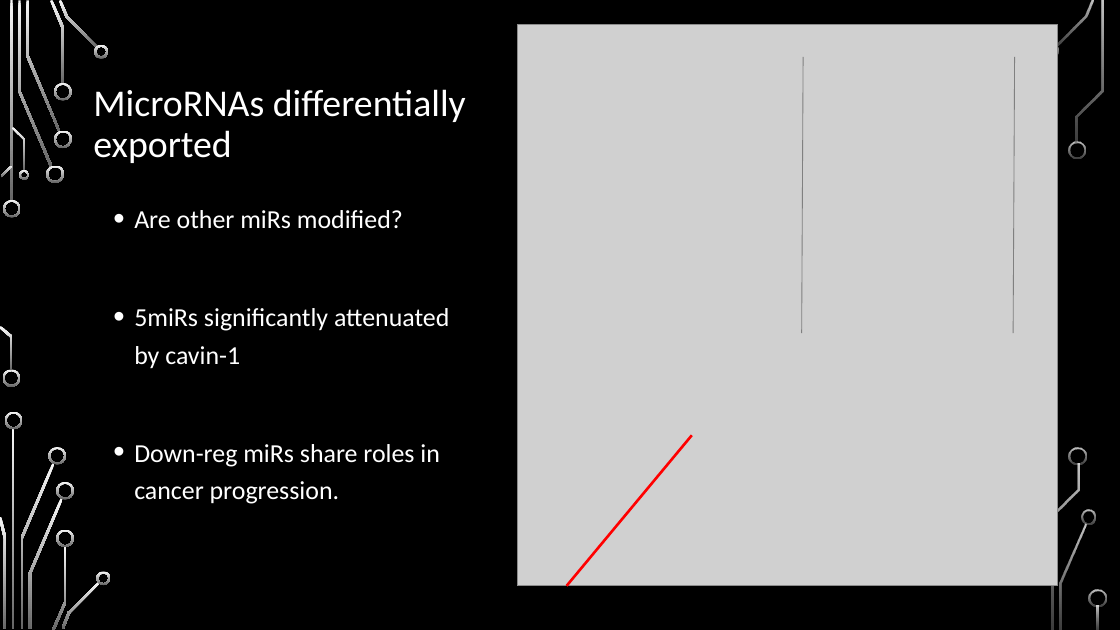
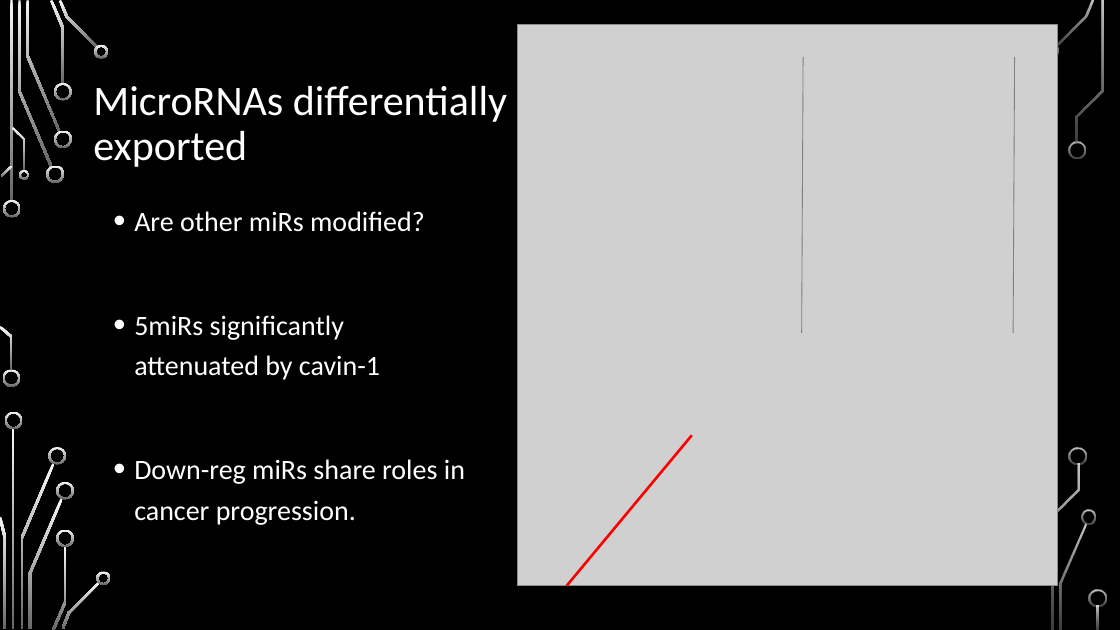
Before and after one commit to HarleyRobinson/Honours2, a slide deck: slide 6 of BackgroundInfo/MeetingSept.pptx. Drawn at 1120x630 pixels with LibreOffice and Linux fonts; fonts in the diff are those of the drawing; grey boxes stand for pictures; background and template pictures are left out. Boxes give left, top, right and bottom in pixels: in the first picture for what was removed or moved away, otherwise in the second. Text is boxed around its words. In the diff, an @@ line names an element or a change of style, - is before the commit and + after.

```diff
--- a/BackgroundInfo/MeetingSept.pptx
+++ b/BackgroundInfo/MeetingSept.pptx
@@ title "MicroRNAs differentially exported" at <box>93,86,507,167</box>: size 32.4 to 36 pt @@
@@ text "Are other miRs modified?" at <box>134,211,465,525</box>: size 22.2 to 24 pt @@
```
Also in this commit, not shown: 4 other slides changed, 9 other files.
